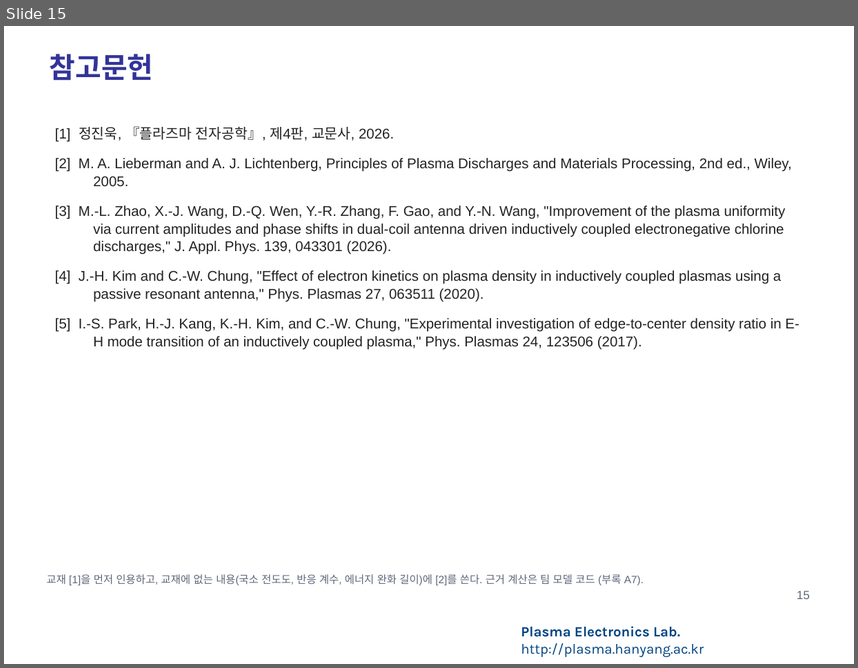
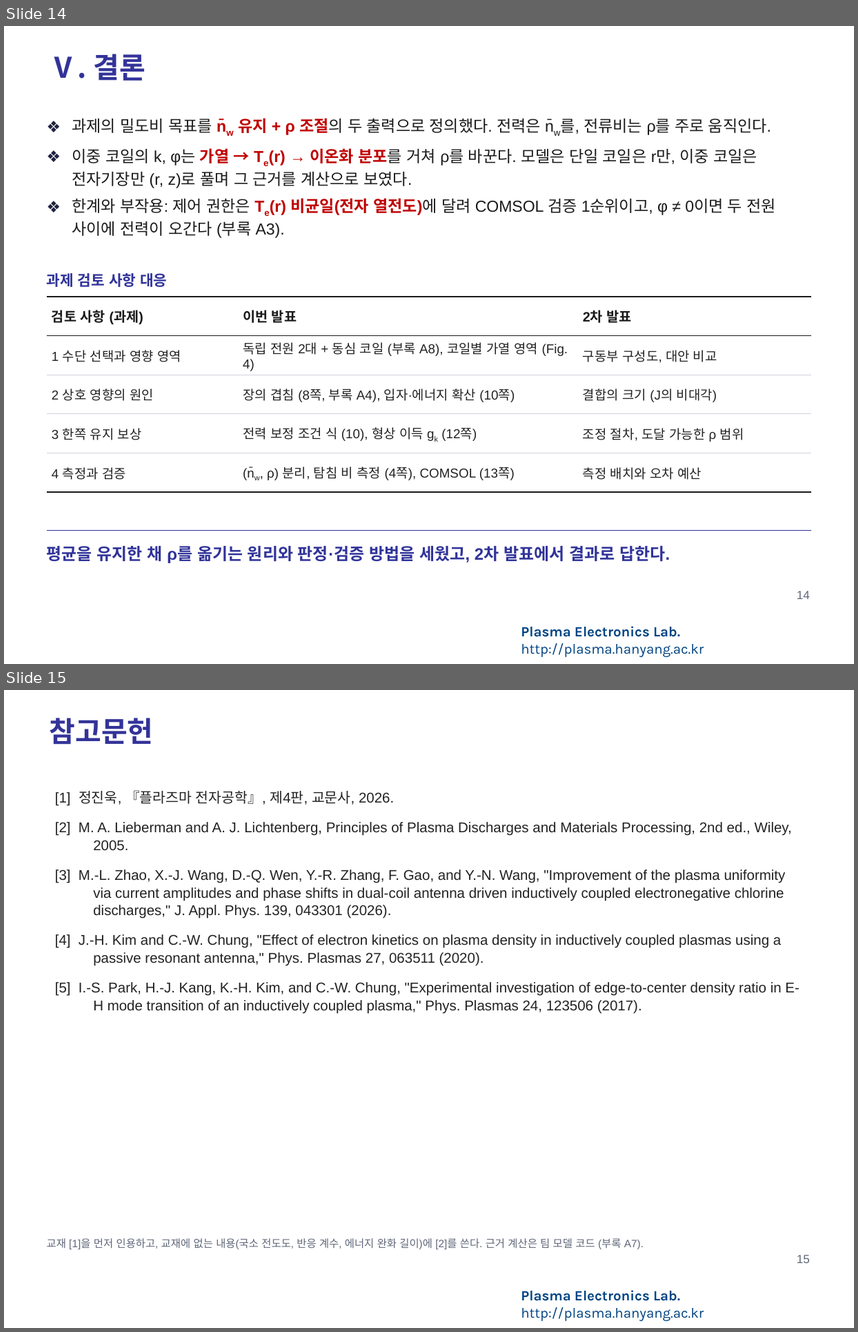
Before and after one commit to garlicjam-pyo/plasma, a slide deck: presentations/1차발표_피드백반영판.pptx. Shown one above the other, each under a label of ours: slide 15 before the commit, slides 14 and 15 after it. The pictures are 858x668 and 858x1332 pixels, drawn with LibreOffice and Linux fonts; fonts in the diff are those of the drawing; background and template pictures are left out. Boxes give left, top, right and bottom in pixels: in the first picture for what was removed or moved away, otherwise in the second. Text is boxed around its words. In the diff, an @@ line names an element or a change of style, - is before the commit and + after.

```diff
--- a/presentations/1차발표_피드백반영판.pptx
+++ b/presentations/1차발표_피드백반영판.pptx
@@ slide 14 added at [4,26,854,664], background #FFFFFF; not listed: 1 template element that a slide beside it also shows @@
@@ title added at [50,54,145,81], 24 pt, text #333399, bold @@
+Ⅴ. 결론
@@ text added at [72,118,775,238], 13.5 pt, text #1A1A1A @@
+❖ 과제의 밀도비 목표를 n̄w 유지 + ρ 조절의 두 출력으로 정의했다. 전력은 n̄w를, 전류비는 ρ를 주로 움직인다.
+❖ 이중 코일의 k, φ는 가열 → Te(r) → 이온화 분포를 거쳐 ρ를 바꾼다. 모델은 단일 코일은 r만, 이중 코일은 전자기장만 (r, z)로 풀며 그 근거를 계산으로 보였다.
+❖ 한계와 부작용: 제어 권한은 Te(r) 비균일(전자 열전도)에 달려 COMSOL 검증 1순위이고, φ ≠ 0이면 두 전원 사이에 전력이 오간다 (부록 A3).
@@ text added at [47,273,167,287], 12.5 pt, text #303399, bold @@
+과제 검토 사항 대응
@@ table added at [47,296,811,492], 5 rows, 3 columns @@
+검토 사항 (과제) | 이번 발표 | 2차 발표
+1 수단 선택과 영향 영역 | 독립 전원 2대 + 동심 코일 (부록 A8), 코일별 가열 영역 (Fig. 4) | 구동부 구성도, 대안 비교
+2 상호 영향의 원인 | 장의 겹침 (8쪽, 부록 A4), 입자·에너지 확산 (10쪽) | 결합의 크기 (J의 비대각)
+3 한쪽 유지 보상 | 전력 보정 조건 식 (10), 형상 이득 gk (12쪽) | 조정 절차, 도달 가능한 ρ 범위
+4 측정과 검증 | (n̄w, ρ) 분리, 탐침 비 측정 (4쪽), COMSOL (13쪽) | 측정 배치와 오차 예산
@@ line added from (47, 530) to (811, 530), #303399 1 pt @@
@@ text added at [47,546,670,563], 14 pt, text #303399, bold @@
+평균을 유지한 채 ρ를 옮기는 원리와 판정·검증 방법을 세웠고, 2차 발표에서 결과로 답한다.
@@ page number added at [797,590,810,599], 10 pt, text #5F6779 @@
+14
```
Also in this commit, not shown: 13 slides changed, 1 other slide added, 1 slide removed, 15 other files.
